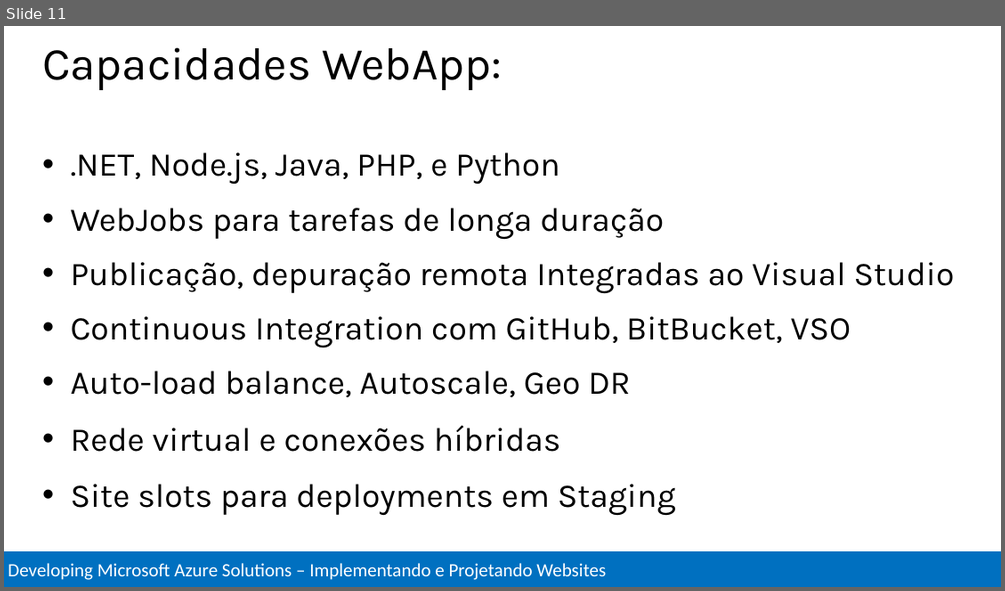
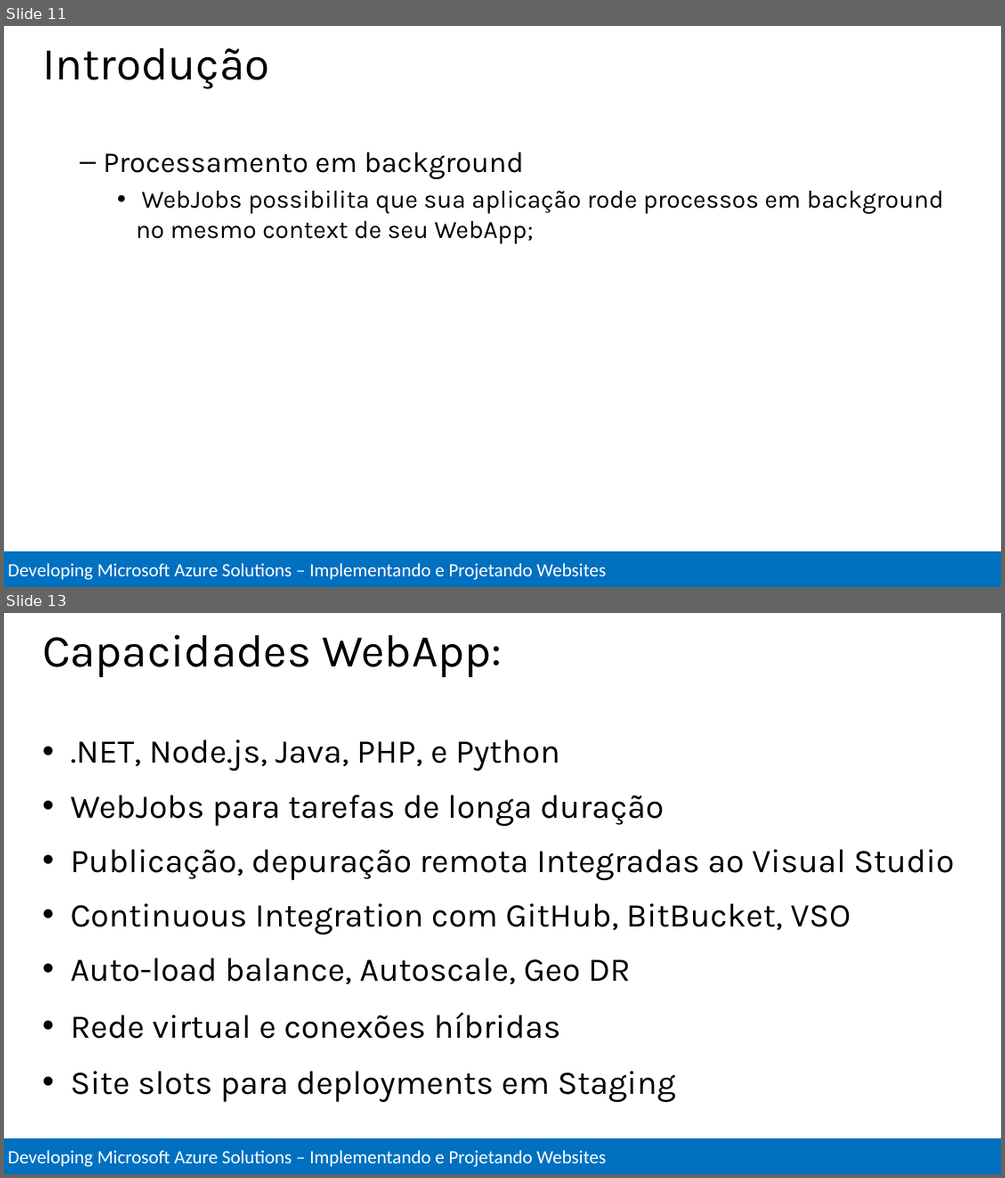
Before and after one commit to Evilazaro/MCSDAzureTraining, a slide deck: Implement and Design Websites/Implement and Design WebSites.pptx. Shown one above the other, each under a label of ours: slide 11 before the commit, slides 11 and 13 after it; the slides between them are not shown. The pictures are 1005x591 and 1005x1178 pixels, drawn with LibreOffice and Linux fonts; fonts in the diff are those of the drawing. Boxes give left, top, right and bottom in pixels: in the first picture for what was removed or moved away, otherwise in the second. Text is boxed around its words. In the diff, an @@ line names an element or a change of style, - is before the commit and + after.

```diff
--- a/Implement and Design Websites/Implement and Design WebSites.pptx
+++ b/Implement and Design Websites/Implement and Design WebSites.pptx
@@ slide 11 added at bbox=[4, 26, 1001, 587], background #FFFFFF; not listed: 1 template element that a slide beside it also shows @@
@@ title added at bbox=[42, 48, 269, 89], 44 pt, text #000000 @@
+Introdução
@@ text added at bbox=[103, 151, 944, 243], 24 pt, text #000000 @@
+  – Processamento em background
+    • WebJobs possibilita que sua aplicação rode processos em background no mesmo context de seu WebApp;
@@ what was slide 11 is now slide 13 @@
```
Also in this commit, not shown: 4 slides changed, 4 other slides added, 1 slide removed.
